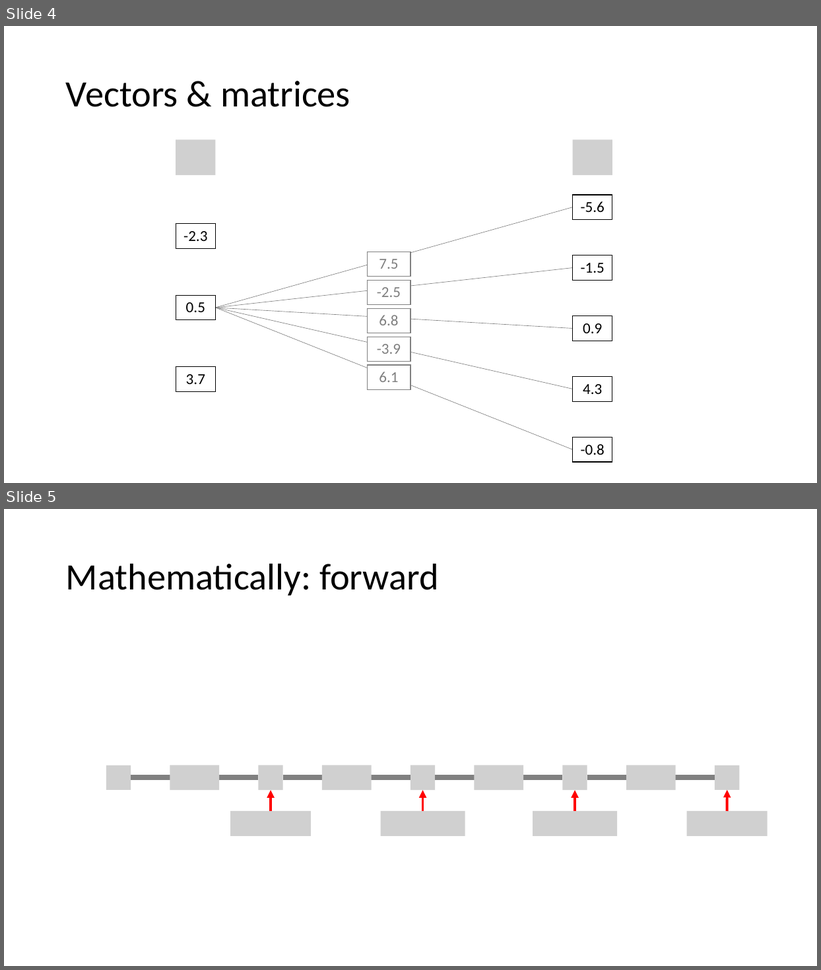
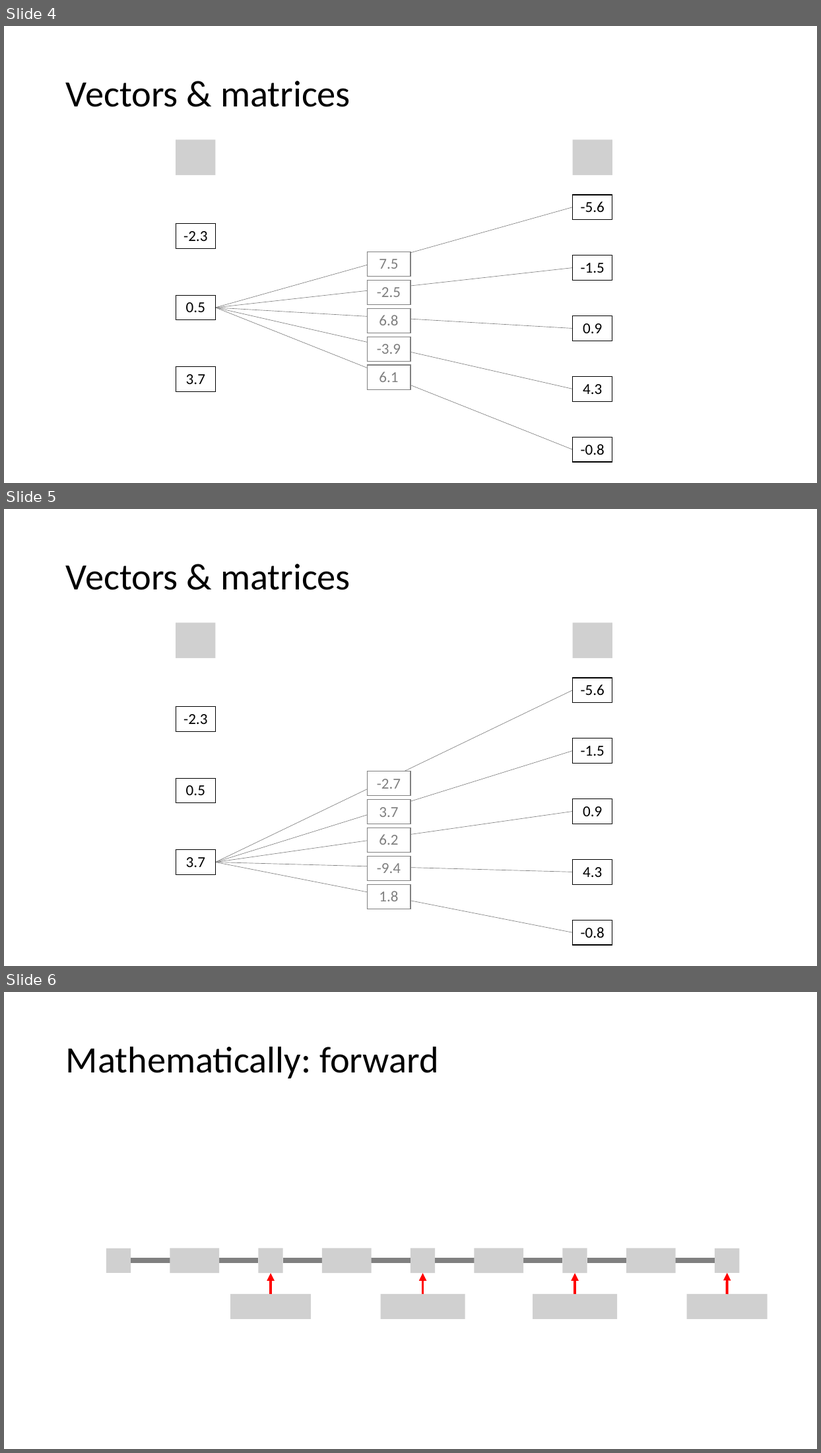
Before and after one commit to PRF-Development/DataAnalysisExtras, a slide deck: TeachingNetwoks.pptx. Shown one above the other, each under a label of ours: slides 4 and 5 before the commit, slides 4, 5 and 6 after it. The pictures are 821x970 and 821x1453 pixels, drawn with LibreOffice and Linux fonts; fonts in the diff are those of the drawing; grey boxes stand for pictures. Boxes give left, top, right and bottom in pixels: in the first picture for what was removed or moved away, otherwise in the second. Text is boxed around its words. In the diff, an @@ line names an element or a change of style, - is before the commit and + after.

Commit message:
vector & matrices (3/3)

```diff
--- a/TeachingNetwoks.pptx
+++ b/TeachingNetwoks.pptx
@@ slide 5 added at [4, 509, 817, 966], background #FFFFFF @@
@@ title added at [66, 564, 350, 590], 44 pt, text #000000 @@
+Vectors & matrices
@@ picture added at [176, 623, 216, 658] @@
@@ picture added at [573, 623, 613, 658] @@
@@ table added at [573, 678, 613, 703], 1 rows, 1 columns @@
+-5.6
@@ table added at [176, 706, 216, 731], 1 rows, 1 columns @@
+-2.3
@@ line added from (216, 863) to (573, 690), #808080 0.5 pt @@
@@ table added at [573, 739, 613, 763], 1 rows, 1 columns @@
+-1.5
@@ line added from (216, 863) to (573, 751), #808080 0.5 pt @@
@@ table added at [176, 779, 216, 803], 1 rows, 1 columns @@
+0.5
@@ table added at [367, 771, 411, 796], 1 rows, 1 columns @@
+-2.7
@@ table added at [367, 800, 411, 825], 1 rows, 1 columns @@
+3.7
@@ table added at [573, 799, 613, 824], 1 rows, 1 columns @@
+0.9
@@ line added from (216, 863) to (573, 811), #808080 0.5 pt @@
@@ table added at [367, 828, 411, 853], 1 rows, 1 columns @@
+6.2
@@ table added at [176, 850, 216, 875], 1 rows, 1 columns @@
+3.7
@@ line added from (216, 863) to (573, 873), #808080 0.5 pt @@
@@ line added from (216, 863) to (573, 933), #808080 0.5 pt @@
@@ table added at [367, 856, 411, 881], 1 rows, 1 columns @@
+-9.4
@@ table added at [573, 859, 613, 885], 1 rows, 1 columns @@
+4.3
@@ table added at [367, 885, 411, 910], 1 rows, 1 columns @@
+1.8
@@ table added at [573, 921, 613, 946], 1 rows, 1 columns @@
+-0.8
@@ what was slide 5 is now slide 6 @@
```
